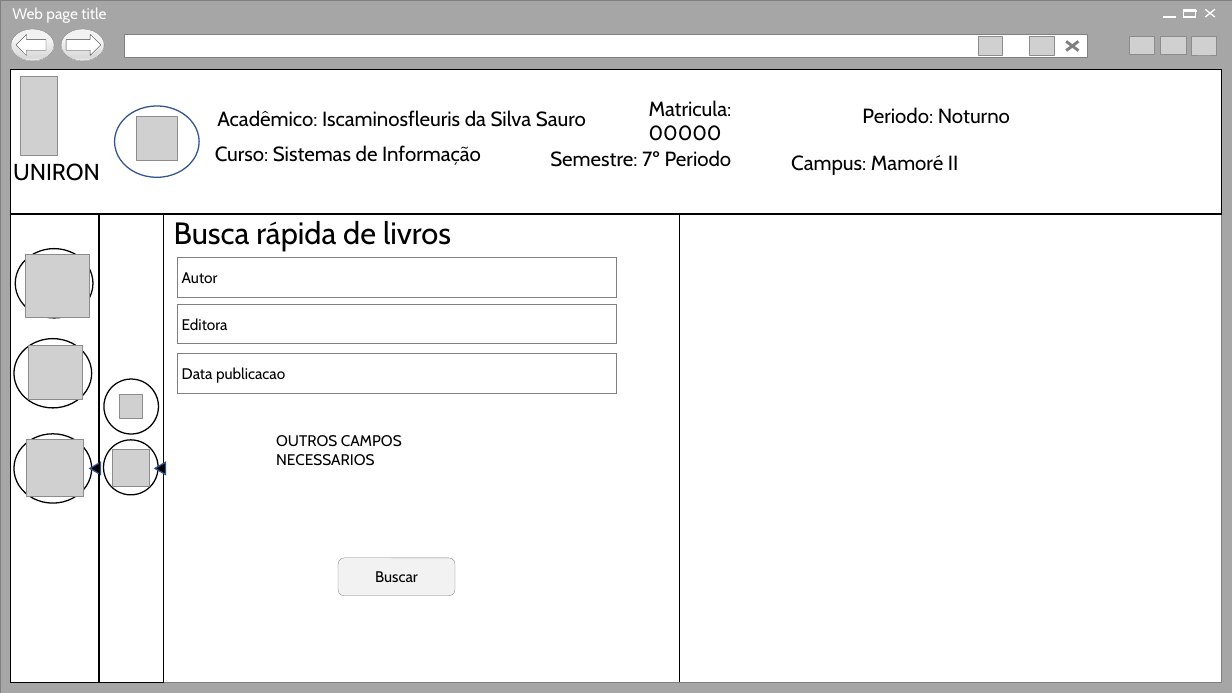
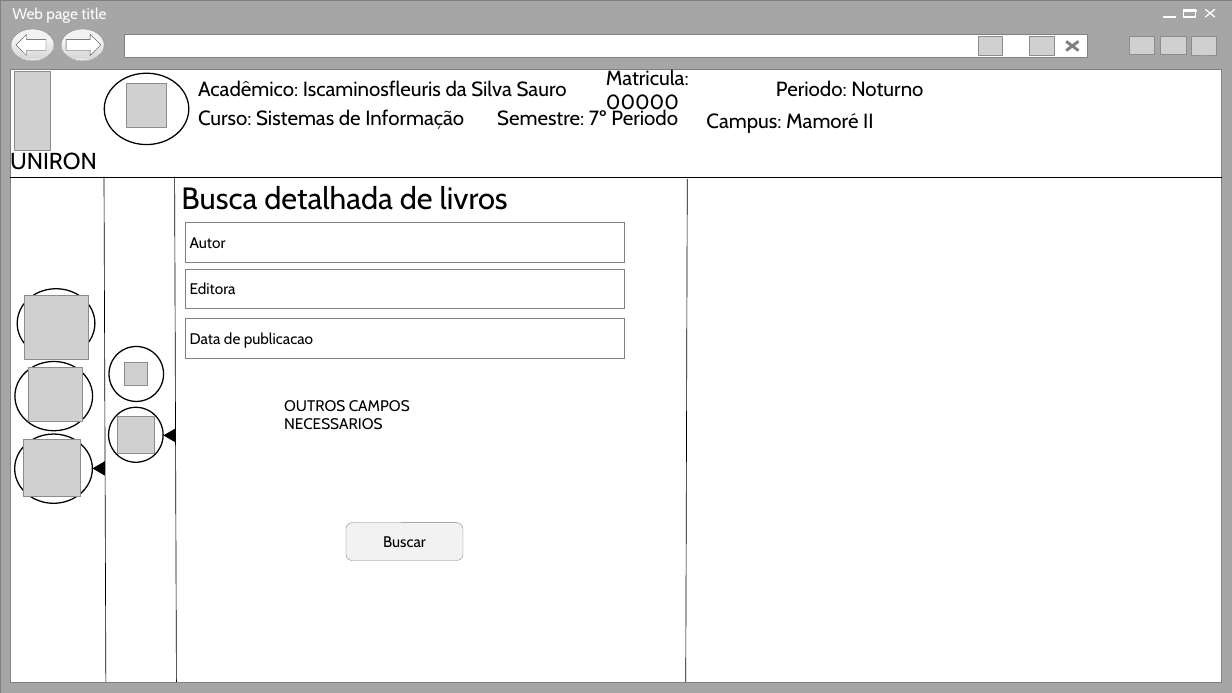
Before and after one commit to borgesmaxwill/PortalDoAlunoNovoModelo, a slide deck: slide 4 of StoryBoards/StoryBoard_RF3_AcessoAAcervo_BuscaDetalhada.pptx. Drawn at 1232x693 pixels with LibreOffice and Linux fonts; fonts in the diff are those of the drawing; grey boxes stand for pictures; background and template pictures are left out. Boxes give left, top, right and bottom in pixels: in the first picture for what was removed or moved away, otherwise in the second. Text is boxed around its words. In the diff, an @@ line names an element or a change of style, - is before the commit and + after.

Commit message:
RF3 Busca Detalhada Ajustando Telas

```diff
--- a/StoryBoards/StoryBoard_RF3_AcessoAAcervo_BuscaDetalhada.pptx
+++ b/StoryBoards/StoryBoard_RF3_AcessoAAcervo_BuscaDetalhada.pptx
@@ rectangle removed at [10,69,1222,214] @@
@@ picture: place and size @@
-picture at [21,77,58,155]
+picture at [14,72,51,151]
@@ ellipse: place and size @@
-ellipse at [115,106,200,177]
+ellipse at [104,73,189,144]
@@ picture: place and size @@
-picture at [137,116,177,161]
+picture at [127,83,167,128]
@@ text "Acadêmico: Iscaminosfleuris da Silva Sauro": place and size @@
-text "Acadêmico: Iscaminosfleuris da Silva Sauro" at [217,110,586,127]
+text "Acadêmico: Iscaminosfleuris da Silva Sauro" at [198,80,567,97]
@@ text "Matricula: 00000" rewrapped from [649,100,732,141] to [606,67,689,115] @@
@@ text "Periodo: Noturno": place and size @@
-text "Periodo: Noturno" at [862,107,1010,124]
+text "Periodo: Noturno" at [776,80,923,97]
@@ text "Curso: Sistemas de Informação": place and size @@
-text "Curso: Sistemas de Informação" at [215,145,481,165]
+text "Curso: Sistemas de Informação" at [198,109,464,129]
@@ text "Semestre: 7º Periodo": place and size @@
-text "Semestre: 7º Periodo" at [550,150,732,167]
+text "Semestre: 7º Periodo" at [497,108,678,126]
@@ text "Campus: Mamoré II": place and size @@
-text "Campus: Mamoré II" at [791,155,958,175]
+text "Campus: Mamoré II" at [706,113,873,133]
@@ text "UNIRON" rewrapped from [13,163,100,181] to [10,149,97,175] @@
@@ line added from (10, 177) to (1222, 177), #000000 0.5 pt @@
@@ line added from (104, 177) to (106, 682), #000000 0.5 pt @@
@@ line added from (175, 177) to (177, 682), #000000 0.5 pt @@
@@ line moved from (679, 214) - (679, 682) to (688, 179) - (686, 682) @@
@@ text at [181,186,508,210]: text changed @@
-Busca rápida de livros
+Busca detalhada de livros
@@ rectangle removed at [10,214,99,683] @@
@@ rectangle removed at [100,214,164,683] @@
@@ ellipse: place and size @@
-ellipse at [16,249,93,318]
+ellipse at [18,288,95,358]
@@ picture: place and size @@
-picture at [26,254,90,318]
+picture at [25,296,89,360]
@@ 3 rectangles, 1 rounded rectangle, 1 text: place and size @@
-3 rectangles, 1 rounded rectangle, 1 text at [177,258,616,596]
+3 rectangles, 1 rounded rectangle, 1 text at [185,222,624,561]
@@ ellipse: place and size @@
-ellipse at [104,379,158,434]
+ellipse at [109,347,164,402]
@@ text in rectangle at [190,332,313,348]: text changed @@
-Data publicacao
+Data de publicacao
@@ ellipse: place and size @@
-ellipse at [14,339,91,409]
+ellipse at [15,361,92,431]
@@ picture: place and size @@
-picture at [29,346,82,399]
+picture at [29,368,82,421]
@@ picture added at [125,362,148,385] @@
@@ ellipse: place and size @@
-ellipse at [104,440,158,495]
+ellipse at [108,408,163,463]
@@ picture added at [117,417,154,454] @@
@@ picture removed at [119,395,142,418] @@
@@ picture removed at [113,449,150,486] @@
@@ outline #325491 1 pt to #000000 1 pt in 3 elements at [94,462,104,474], [104,73,189,144], [165,430,175,442] @@
@@ triangle: place and size @@
-triangle at [155,462,165,474]
+triangle at [165,430,175,442]
@@ triangle: place and size @@
-triangle at [90,462,100,474]
+triangle at [94,462,104,474]
```
Also in this commit, not shown: 3 other slides changed.
